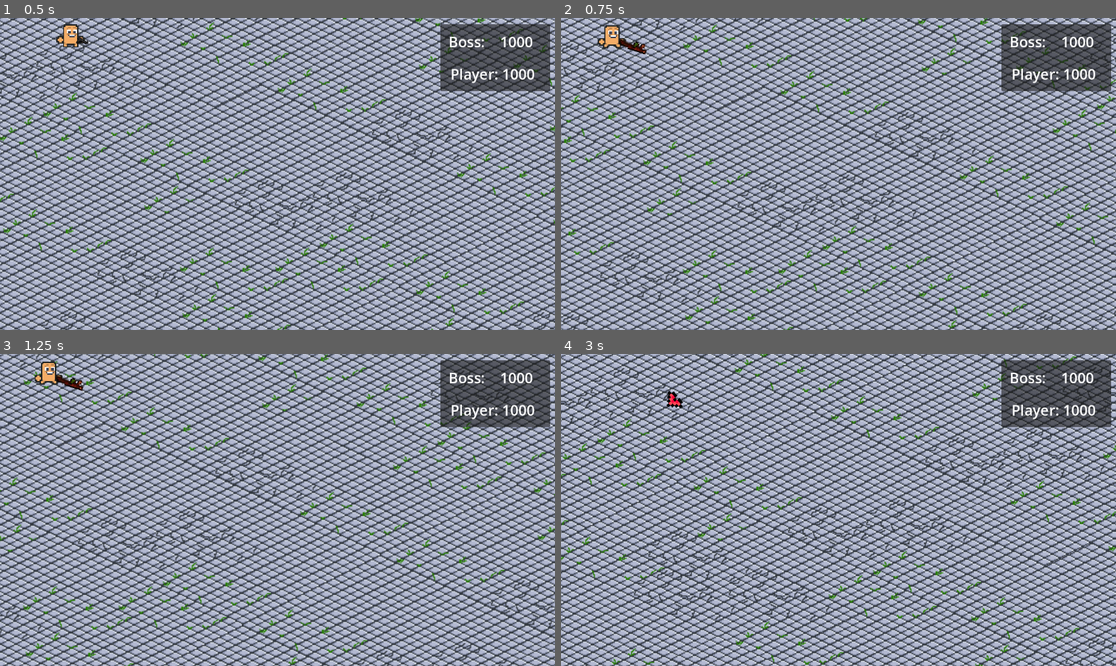
Above: before the commit, frames 1-4 (two rows, left to right).
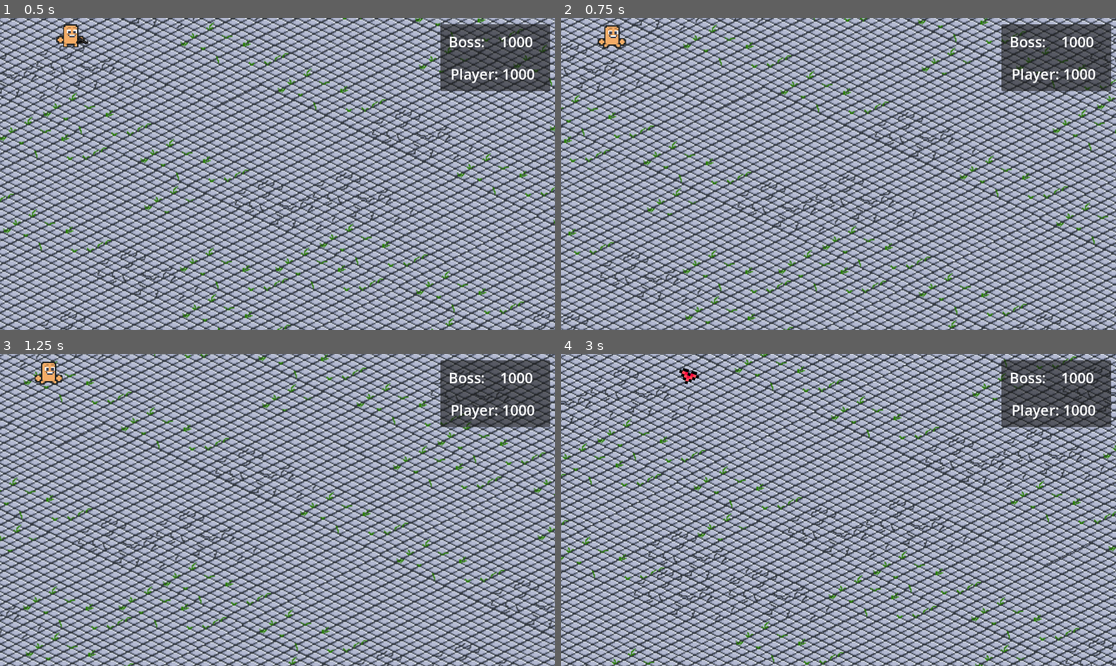
Above: after the commit, the same moments.

Repository: Aartwoo0/fgj24_laughgame
Game: Godot game, scene res://Scenes/Levels/Main.tscn
Same seed, same stepped clock (60 frames per second), same inputs: the game is played once before the commit and once after it.
Inputs (mouse positions are in pixels of both pictures, inside the frame that each line leads up to):
- Up to frame 1 (0.5 s): no input
- Up to frame 2 (0.75 s): tap Enter at 0.5 s; move the mouse to (960, 158) at 0.52 s; hold D (move_right) from 0.53 s (still down); tap Space (next_weapon) at 0.6 s
- Up to frame 3 (1.25 s): keep holding D (move_right)
- Up to frame 4 (3 s): move the mouse to (727, 525) at 1.27 s; release D (move_right) at 1.28 s; hold S (move_down) 1.28-2.03 s; click (727, 525) at 1.35 s; move the mouse to (894, 441) at 2.02 s; hold D (move_right) 2.03-2.78 s; tap Space (next_weapon) at 2.1 s; move the mouse to (810, 572) at 2.77 s; hold W (move_up) from 2.78 s (still down); click (810, 572) at 2.85 s

Frame 1 is identical in both runs. In frame 2, 0.1% of the frame differs, in the area x 10-16%, y 6-12%; in frame 3, 0.1%; in frame 4, 0.2%, in the area x 19-25%, y 4-18%.
Error after the commit: Invalid assignment of property or key 'visible' with value of type 'bool' on a base object of type 'null instance'. (res://Src/Player.gd:37)

Commit message:
added death anim

Diff:
--- a/Scenes/Components/player.tscn
+++ b/Scenes/Components/player.tscn
@@ -1,10 +1,30 @@
-[gd_scene load_steps=15 format=3 uid="uid://dxitnf0ko0d5r"]
+[gd_scene load_steps=19 format=3 uid="uid://dxitnf0ko0d5r"]
 
 [ext_resource type="Script" path="res://Src/Player.gd" id="1_km5k5"]
+[ext_resource type="Texture2D" uid="uid://dd7sgksgifmim" path="res://Assets/Sprites/death animation.png" id="2_1xaqp"]
 [ext_resource type="Texture2D" uid="uid://crd3wudyq1sep" path="res://Assets/Sprites/Player.png" id="2_blp1s"]
 [ext_resource type="Texture2D" uid="uid://bi7j2mgaidwdm" path="res://Assets/Sprites/gun.png" id="3_d84yn"]
-[ext_resource type="Texture2D" uid="uid://cx0pwft2gwu60" path="res://Assets/Sprites/Stick.png" id="4_0o1mw"]
-[ext_resource type="Script" path="res://Src/Stick.gd" id="5_1yj4v"]
+[ext_resource type="Texture2D" uid="uid://bx4rwniomqex4" path="res://Assets/Sprites/death.png" id="3_jc1xm"]
+
+[sub_resource type="AtlasTexture" id="AtlasTexture_horoj"]
+atlas = ExtResource("2_1xaqp")
+region = Rect2(0, 0, 22, 18)
+
+[sub_resource type="AtlasTexture" id="AtlasTexture_yfj3w"]
+atlas = ExtResource("2_1xaqp")
+region = Rect2(22, 0, 22, 18)
+
+[sub_resource type="AtlasTexture" id="AtlasTexture_52ib0"]
+atlas = ExtResource("2_1xaqp")
+region = Rect2(44, 0, 22, 18)
+
+[sub_resource type="AtlasTexture" id="AtlasTexture_4kkss"]
+atlas = ExtResource("2_1xaqp")
+region = Rect2(66, 0, 22, 18)
+
+[sub_resource type="AtlasTexture" id="AtlasTexture_ty4m8"]
+atlas = ExtResource("3_jc1xm")
+region = Rect2(93, 0, 31, 24)
 
 [sub_resource type="AtlasTexture" id="AtlasTexture_qyv3o"]
 atlas = ExtResource("2_blp1s")
@@ -34,6 +54,26 @@
 animations = [{
 "frames": [{
 "duration": 1.0,
+"texture": SubResource("AtlasTexture_horoj")
+}, {
+"duration": 1.0,
+"texture": SubResource("AtlasTexture_yfj3w")
+}, {
+"duration": 1.0,
+"texture": SubResource("AtlasTexture_52ib0")
+}, {
+"duration": 1.0,
+"texture": SubResource("AtlasTexture_4kkss")
+}, {
+"duration": 1.0,
+"texture": SubResource("AtlasTexture_ty4m8")
+}],
+"loop": true,
+"name": &"death",
+"speed": 5.0
+}, {
+"frames": [{
+"duration": 1.0,
 "texture": SubResource("AtlasTexture_qyv3o")
 }, {
 "duration": 1.0,
@@ -61,9 +101,6 @@
 "speed": 15.0
 }]
 
-[sub_resource type="RectangleShape2D" id="RectangleShape2D_sot13"]
-size = Vector2(20, 3.47826)
-
 [sub_resource type="CapsuleShape2D" id="CapsuleShape2D_gr6u7"]
 radius = 3.0
 height = 16.0
@@ -71,35 +108,20 @@
 [node name="Player" type="Area2D"]
 texture_filter = 1
 script = ExtResource("1_km5k5")
+metadata/_edit_group_ = true
 
 [node name="PlayerSkin" type="AnimatedSprite2D" parent="."]
 position = Vector2(2.38415e-07, -14)
 scale = Vector2(1.33333, 1.33333)
 sprite_frames = SubResource("SpriteFrames_8vi1o")
-animation = &"idle"
+animation = &"death"
 autoplay = "walk"
-frame_progress = 0.126734
+frame_progress = 0.479833
 
 [node name="Gun" type="Sprite2D" parent="."]
 position = Vector2(0, -11)
 texture = ExtResource("3_d84yn")
 offset = Vector2(15, 0)
-
-[node name="Stick" type="Sprite2D" parent="."]
-visible = false
-position = Vector2(1, -9)
-scale = Vector2(1.5, 1.4375)
-texture = ExtResource("4_0o1mw")
-offset = Vector2(12, 0)
-
-[node name="StickArea" type="Area2D" parent="Stick"]
-collision_layer = 2
-collision_mask = 2
-script = ExtResource("5_1yj4v")
-
-[node name="StickShape" type="CollisionShape2D" parent="Stick/StickArea"]
-position = Vector2(12, 0.695652)
-shape = SubResource("RectangleShape2D_sot13")
 
 [node name="PlayerShape" type="CollisionShape2D" parent="."]
 position = Vector2(0, -2)
--- /dev/null
+++ b/Scenes/main.tscn
@@ -0,0 +1,40 @@
+[gd_scene load_steps=8 format=3 uid="uid://bcj5xf1bekuoc"]
+
+[ext_resource type="Script" path="res://Src/Main.gd" id="1_pp0ss"]
+[ext_resource type="PackedScene" uid="uid://bl6ujj4tyrk4u" path="res://Scenes/floor.tscn" id="2_hfoc2"]
+[ext_resource type="PackedScene" uid="uid://dxitnf0ko0d5r" path="res://Scenes/Components/player.tscn" id="2_pyvxm"]
+[ext_resource type="Script" path="res://Src/LookPoint.gd" id="3_4ygls"]
+[ext_resource type="Script" path="res://Src/Bandollier.gd" id="3_us10r"]
+[ext_resource type="PackedScene" uid="uid://dgpdqxn3gdb0u" path="res://Scenes/Components/bullet.tscn" id="4_sv5iy"]
+[ext_resource type="PackedScene" uid="uid://qdvysnba7ihu" path="res://Scenes/Components/Boss1.tscn" id="6_2ki48"]
+
+[node name="Main" type="Node2D"]
+script = ExtResource("1_pp0ss")
+
+[node name="floor" parent="." instance=ExtResource("2_hfoc2")]
+position = Vector2(-50, -48)
+
+[node name="Player" parent="." node_paths=PackedStringArray("bandolier") instance=ExtResource("2_pyvxm")]
+position = Vector2(449, 270)
+bandolier = NodePath("../Bandollier")
+
+[node name="LookPoint" type="Node2D" parent="."]
+script = ExtResource("3_4ygls")
+
+[node name="Camera2D" type="Camera2D" parent="LookPoint"]
+position = Vector2(452, 264)
+zoom = Vector2(2, 2)
+position_smoothing_enabled = true
+position_smoothing_speed = 10.0
+
+[node name="Gestation" type="Timer" parent="."]
+autostart = true
+
+[node name="BulletPool" parent="." instance=ExtResource("4_sv5iy")]
+
+[node name="Boss1" parent="." instance=ExtResource("6_2ki48")]
+
+[node name="Bandollier" type="Node" parent="."]
+script = ExtResource("3_us10r")
+
+[connection signal="timeout" from="Gestation" to="." method="_on_spawn"]
Binary file added: Assets/Sprites/death animation.png
Not shown, added: Assets/Sprites/death animation.png.import
Binary file added: Assets/Sprites/death.png
Not shown, added: Assets/Sprites/death.png.import
